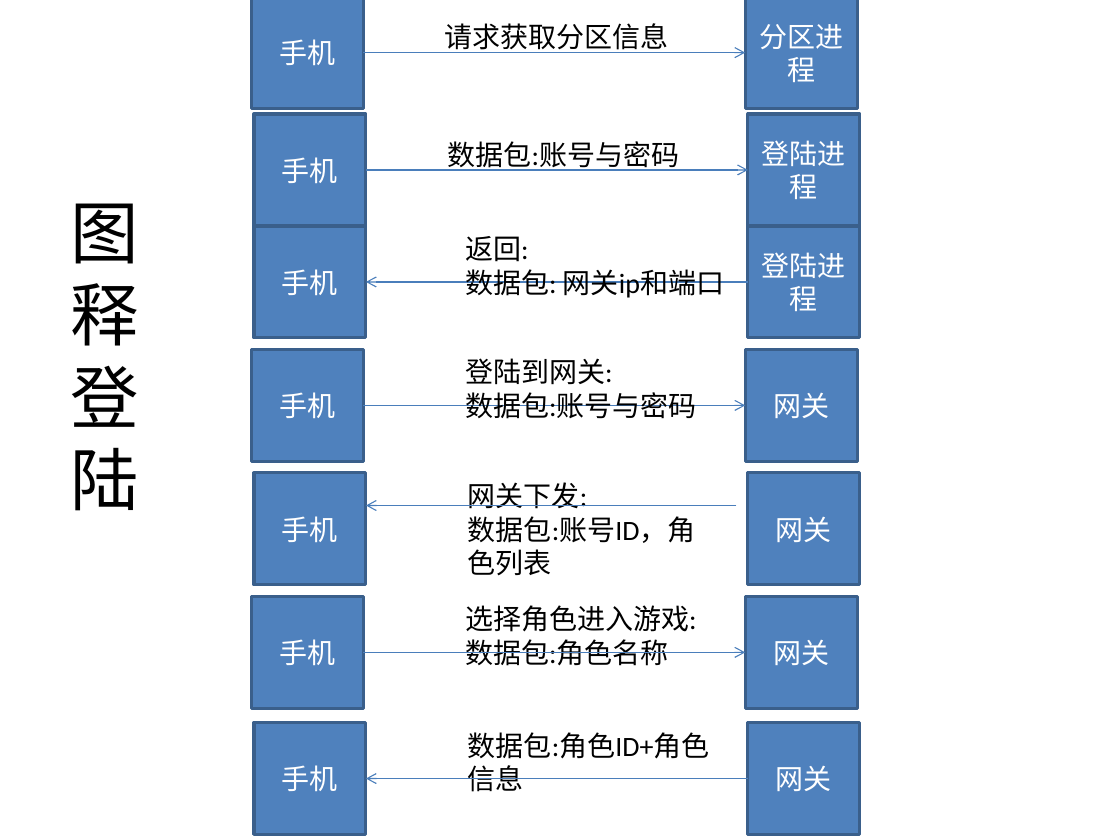
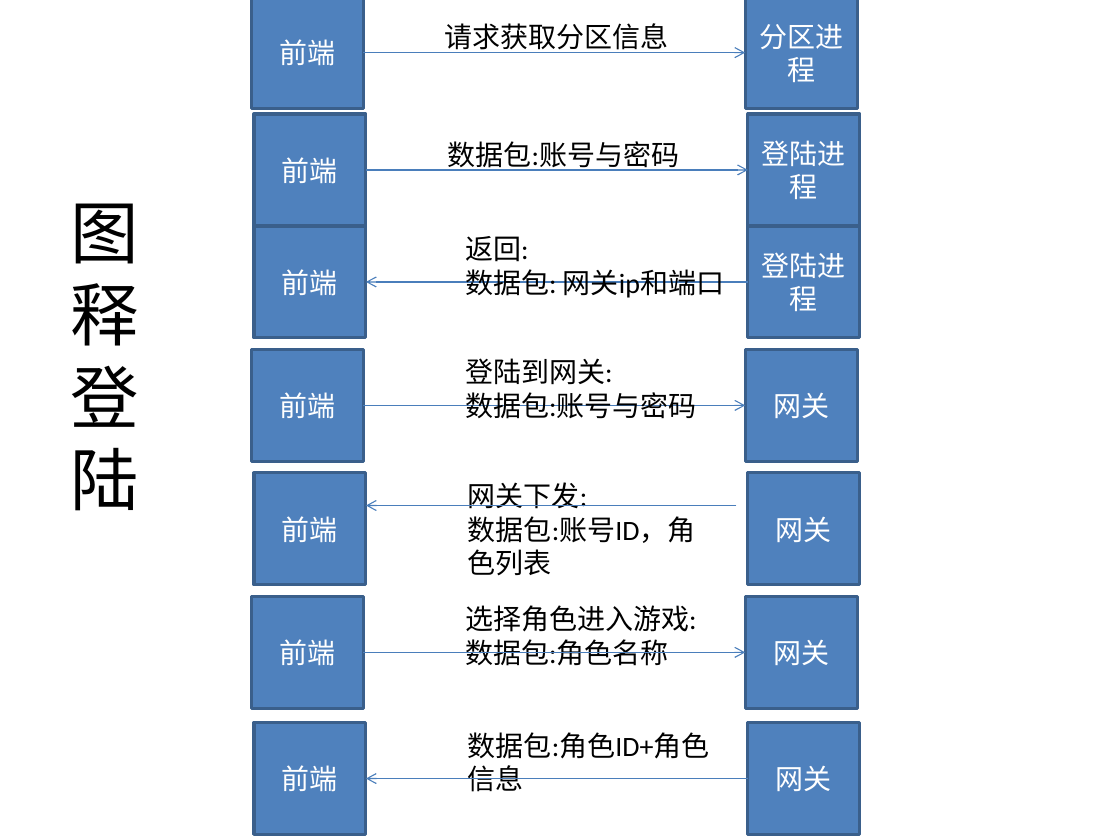
Before and after one commit to kbengine/kbengine, a slide deck: slide 4 of kbe/doc/server_overview.pptx. Drawn at 1120x840 pixels with LibreOffice and Linux fonts; fonts in the diff are those of the drawing. Boxes give left, top, right and bottom in pixels: in the first picture for what was removed or moved away, otherwise in the second. Text is boxed around its words. In the diff, an @@ line names an element or a change of style, - is before the commit and + after.

```diff
--- a/kbe/doc/server_overview.pptx
+++ b/kbe/doc/server_overview.pptx
@@ text in rectangle at bbox=[279, 39, 335, 66]: text changed @@
-手机
+前端
@@ text in rectangle at bbox=[282, 157, 338, 184]: text changed @@
-手机
+前端
@@ text in rectangle at bbox=[282, 269, 338, 296]: text changed @@
-手机
+前端
@@ text in rectangle at bbox=[279, 392, 335, 419]: text changed @@
-手机
+前端
@@ text in rectangle at bbox=[282, 516, 338, 543]: text changed @@
-手机
+前端
@@ text in rectangle at bbox=[279, 639, 335, 666]: text changed @@
-手机
+前端
@@ text in rectangle at bbox=[282, 765, 338, 792]: text changed @@
-手机
+前端
```
Also in this commit, not shown: 2 slides removed.
